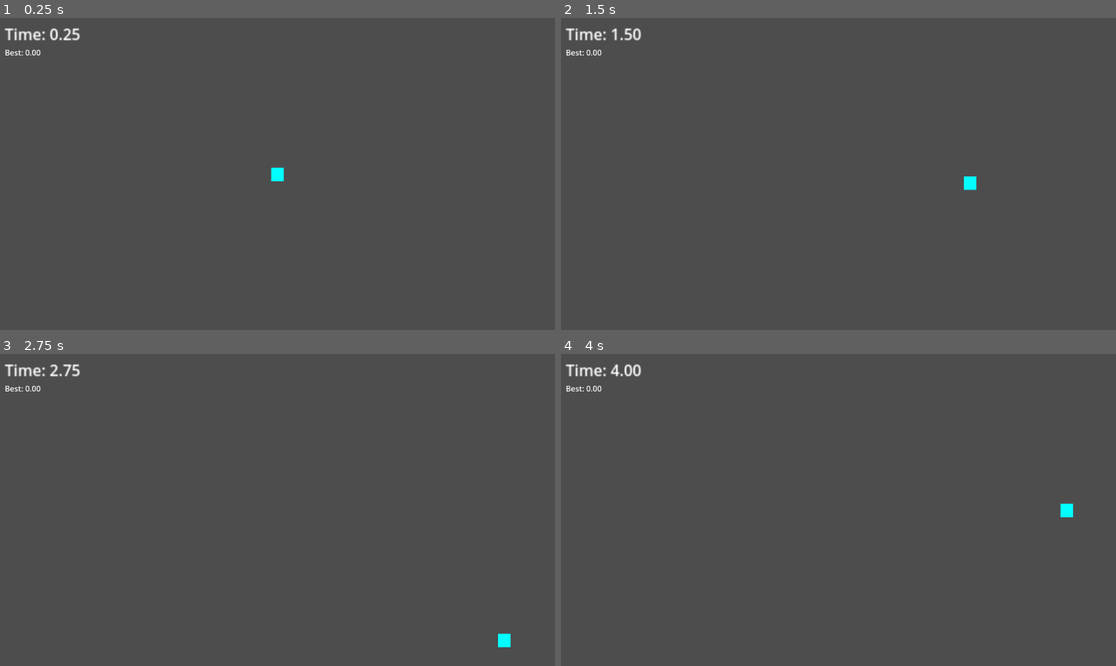
Above: before the commit, frames 1-4 (two rows, left to right).
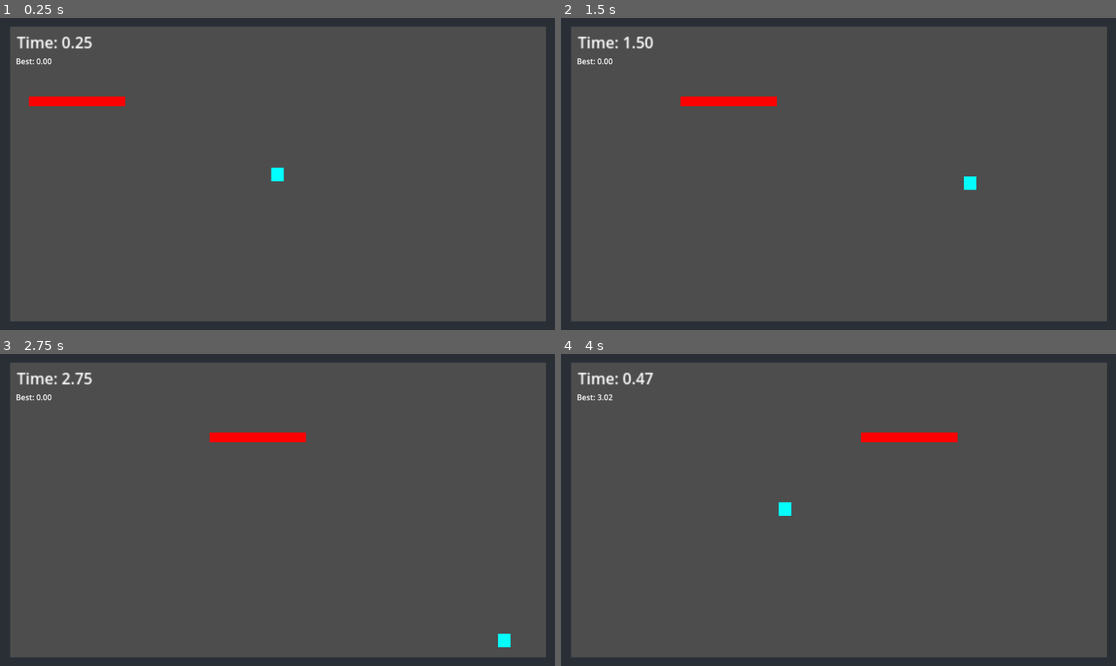
Above: after the commit, the same moments.

Repository: DarthBivan/time-decay
Game: Godot game, scene res://main.tscn
Same seed, same stepped clock (60 frames per second), same inputs: the game is played once before the commit and once after it.
Inputs:
- Up to frame 1 (0.25 s): no input
- Up to frame 2 (1.5 s): hold Right (ui_right) 0.53-1.28 s; hold Down (ui_down) from 1.28 s (still down)
- Up to frame 3 (2.75 s): release Down (ui_down) at 2.03 s; hold Right (ui_right) from 2.03 s (still down)
- Up to frame 4 (4 s): release Right (ui_right) at 2.78 s; hold Up (ui_up) 2.78-3.53 s; hold Left (ui_left) from 3.53 s (still down)

The runs differ from the first frame. In frame 1, 9.7% of the frame differs, in the area x 0-100%, y 0-100%; in frame 2, 9.7%; in frame 3, 9.7%; in frame 4, 9.9%.

Commit message:
Player now dies on obstacle collision; arena is fully physical

Diff:
--- a/main.tscn
+++ b/main.tscn
@@ -1,9 +1,25 @@
-[gd_scene load_steps=3 format=3 uid="uid://c4a32bfj4yhd4"]
+[gd_scene load_steps=9 format=3 uid="uid://c4a32bfj4yhd4"]
 
 [ext_resource type="Script" uid="uid://b0l7svsxowttf" path="res://player.gd" id="1_ig7tw"]
+[ext_resource type="Script" uid="uid://dd2el5tbxnq0m" path="res://obstacle_bar.gd" id="2_0xm2m"]
 
 [sub_resource type="RectangleShape2D" id="RectangleShape2D_0xm2m"]
 size = Vector2(27, 27)
+
+[sub_resource type="RectangleShape2D" id="RectangleShape2D_ig7tw"]
+size = Vector2(202, 19)
+
+[sub_resource type="RectangleShape2D" id="RectangleShape2D_h2yge"]
+size = Vector2(5.166667, 53.833332)
+
+[sub_resource type="RectangleShape2D" id="RectangleShape2D_1bvp3"]
+size = Vector2(1155, 52)
+
+[sub_resource type="RectangleShape2D" id="RectangleShape2D_lquwl"]
+size = Vector2(67, 649)
+
+[sub_resource type="RectangleShape2D" id="RectangleShape2D_7mycd"]
+size = Vector2(1156.5, 63)
 
 [node name="Main" type="Node2D"]
 
@@ -24,17 +40,78 @@
 
 [node name="TimerLabel" type="Label" parent="."]
 custom_minimum_size = Vector2(50, 20)
-offset_left = 10.0
-offset_top = 10.0
-offset_right = 60.0
-offset_bottom = 33.0
+offset_left = 35.0
+offset_top = 27.0
+offset_right = 85.0
+offset_bottom = 50.0
 scale = Vector2(2, 2)
 text = "0.00"
 
 [node name="BestLabel" type="Label" parent="."]
-offset_left = 10.0
-offset_top = 60.0
-offset_right = 85.0
-offset_bottom = 109.0
+offset_left = 33.0
+offset_top = 78.0
+offset_right = 108.0
+offset_bottom = 127.0
 text = "Best: 0.00
 "
+
+[node name="ObstacleBar" type="CharacterBody2D" parent="."]
+script = ExtResource("2_0xm2m")
+
+[node name="ColorRect" type="ColorRect" parent="ObstacleBar"]
+offset_left = 23.0
+offset_top = 163.0
+offset_right = 223.0
+offset_bottom = 183.0
+color = Color(1, 0, 0, 1)
+
+[node name="CollisionShape2D" type="CollisionShape2D" parent="ObstacleBar"]
+position = Vector2(122, 173)
+shape = SubResource("RectangleShape2D_ig7tw")
+
+[node name="Arena" type="StaticBody2D" parent="."]
+
+[node name="WallLeft" type="CollisionShape2D" parent="Arena"]
+position = Vector2(-12.999996, 325)
+scale = Vector2(12, 12)
+shape = SubResource("RectangleShape2D_h2yge")
+
+[node name="ColorRect" type="ColorRect" parent="Arena/WallLeft"]
+offset_left = -3.083334
+offset_top = -27.0
+offset_right = 2.75
+offset_bottom = 27.333336
+color = Color(0.16470589, 0.18431373, 0.21176471, 1)
+
+[node name="WallTop" type="CollisionShape2D" parent="Arena"]
+position = Vector2(577.5, -9)
+shape = SubResource("RectangleShape2D_1bvp3")
+
+[node name="ColorRect" type="ColorRect" parent="Arena/WallTop"]
+offset_left = -579.5
+offset_top = -25.0
+offset_right = 621.5
+offset_bottom = 27.0
+color = Color(0.16470589, 0.18431373, 0.21176471, 1)
+
+[node name="WallRight" type="CollisionShape2D" parent="Arena"]
+position = Vector2(1168.5, 323.5)
+shape = SubResource("RectangleShape2D_lquwl")
+
+[node name="ColorRect" type="ColorRect" parent="Arena/WallRight"]
+offset_left = -35.5
+offset_top = -328.5
+offset_right = 34.5
+offset_bottom = 324.5
+color = Color(0.16470589, 0.18431373, 0.21176471, 1)
+
+[node name="WallBottom" type="CollisionShape2D" parent="Arena"]
+position = Vector2(577.75, 660.5)
+shape = SubResource("RectangleShape2D_7mycd")
+
+[node name="ColorRect" type="ColorRect" parent="Arena/WallBottom"]
+offset_left = -579.75
+offset_top = -30.5
+offset_right = 595.25
+offset_bottom = 32.5
+color = Color(0.16470589, 0.18431373, 0.21176471, 1)
--- /dev/null
+++ b/obstacle_bar.gd
@@ -0,0 +1,16 @@
+extends CharacterBody2D
+
+var speed: float = 150.0
+var direction: Vector2 = Vector2.RIGHT
+
+func _ready() -> void:
+	# start moving right
+	direction = Vector2.RIGHT
+
+func _physics_process(delta: float) -> void:
+	velocity = direction * speed
+
+	var collision = move_and_collide(velocity * delta)
+	if collision:
+		# bounce
+		direction = direction.bounce(collision.get_normal())
--- a/player.gd
+++ b/player.gd
@@ -27,23 +27,12 @@
 var best_time: float = 0.0
 
 # =========================
-# SCREEN
-# =========================
-var screen_rect: Rect2
-
-# =========================
-# PLAYER SIZE (HALF)
-# =========================
-var half_size: Vector2 = Vector2(10, 10) # adjust if you change square size
-
-# =========================
 # UI REFERENCES
 # =========================
 @onready var timer_label: Label = get_parent().get_node("TimerLabel")
 @onready var best_label: Label = get_parent().get_node("BestLabel")
 
 func _ready() -> void:
-	screen_rect = get_viewport_rect()
 	reset_run()
 	update_best_label()
 
@@ -97,44 +86,39 @@
 
 	move_and_slide()
 
-	# ---- EDGE = DEATH ----
-	if not is_fully_inside_screen():
-		on_death()
+	# ---- COLLISION CHECKS ----
+	for i in range(get_slide_collision_count()):
+		var col = get_slide_collision(i)
+		var other = col.get_collider()
 
-# =========================
-# STRICT EDGE CHECK
-# =========================
-func is_fully_inside_screen() -> bool:
-	var pos := global_position
+		if other is StaticBody2D:
+			# wall
+			on_death()
+			return
 
-	if pos.x - half_size.x < screen_rect.position.x:
-		return false
-	if pos.y - half_size.y < screen_rect.position.y:
-		return false
-	if pos.x + half_size.x > screen_rect.position.x + screen_rect.size.x:
-		return false
-	if pos.y + half_size.y > screen_rect.position.y + screen_rect.size.y:
-		return false
-
-	return true
+		if other is CharacterBody2D and other != self:
+			# obstacle
+			on_death()
+			return
 
 # =========================
 # DEATH / RESET LOGIC
 # =========================
 func on_death() -> void:
-	# update best time
 	if time_alive > best_time:
 		best_time = time_alive
 		update_best_label()
 
-	# start new run
 	reset_run()
 
 func reset_run() -> void:
 	velocity = Vector2.ZERO
-	global_position = screen_rect.size / 2
 	time_alive = 0.0
 	pressure = 0.0
+
+	# Respawn in center of arena
+	var viewport := get_viewport_rect()
+	global_position = viewport.size / 2
 
 func update_best_label() -> void:
 	if best_label:
Not shown, added: obstacle_bar.gd.uid
